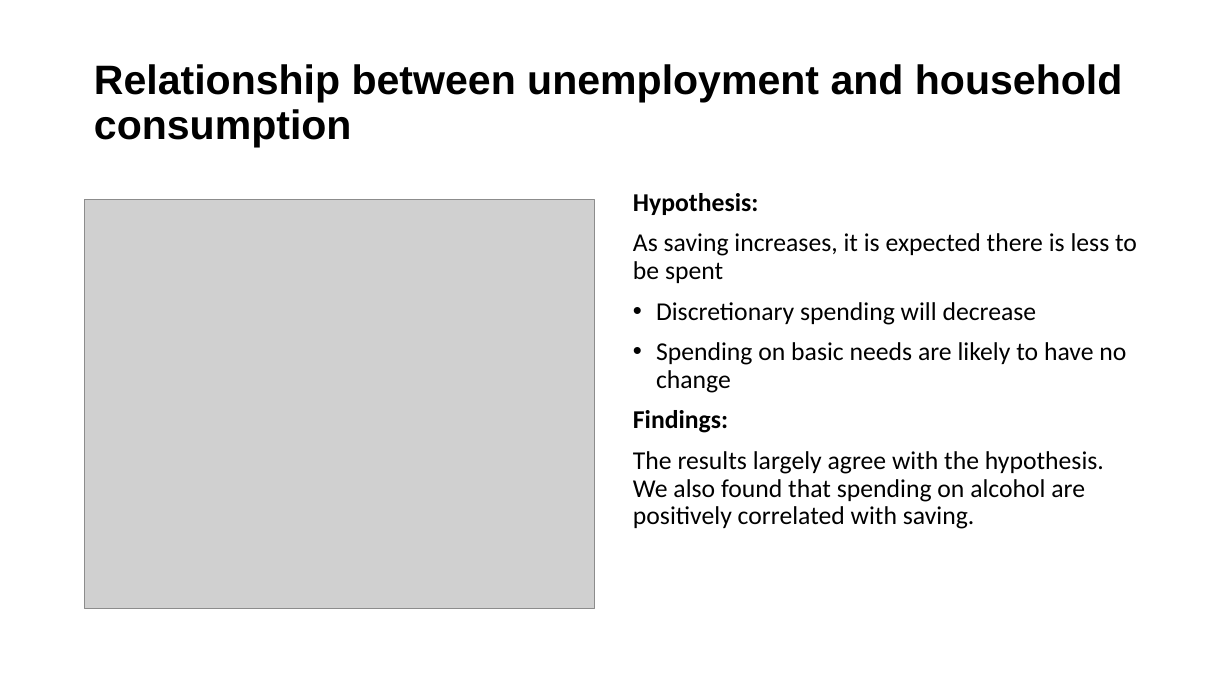
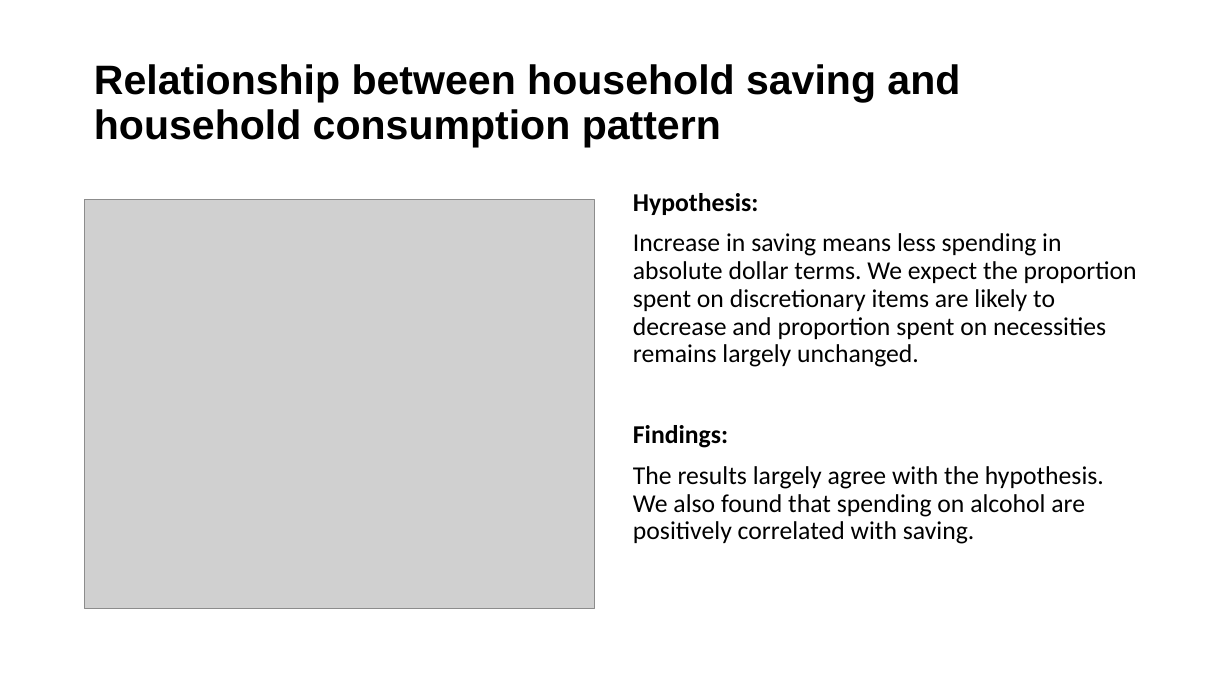
Before and after one commit to twigikit/FTBC_project_1, a slide deck: slide 12 of Aus Household Consumption and Expenditure Pattern.pptx. Drawn at 1232x693 pixels with LibreOffice and Linux fonts; fonts in the diff are those of the drawing; grey boxes stand for pictures. Boxes give left, top, right and bottom in pixels: in the first picture for what was removed or moved away, otherwise in the second. Text is boxed around its words. In the diff, an @@ line names an element or a change of style, - is before the commit and + after.

```diff
--- a/Aus Household Consumption and Expenditure Pattern.pptx
+++ b/Aus Household Consumption and Expenditure Pattern.pptx
@@ title at box(94, 64, 960, 147): text changed @@
-Relationship between unemployment and household consumption
+Relationship between household saving and household consumption pattern
@@ text at box(633, 233, 1137, 367): text changed @@
-As saving increases, it is expected there is less to be spent
-• Discretionary spending will decrease
-• Spending on basic needs are likely to have no change
+Increase in saving means less spending in absolute dollar terms. We expect the proportion spent on discretionary items are likely to decrease and proportion spent on necessities remains largely unchanged.
```
Also in this commit, not shown: 4 other slides changed, 1 slide added, 4 other files.
